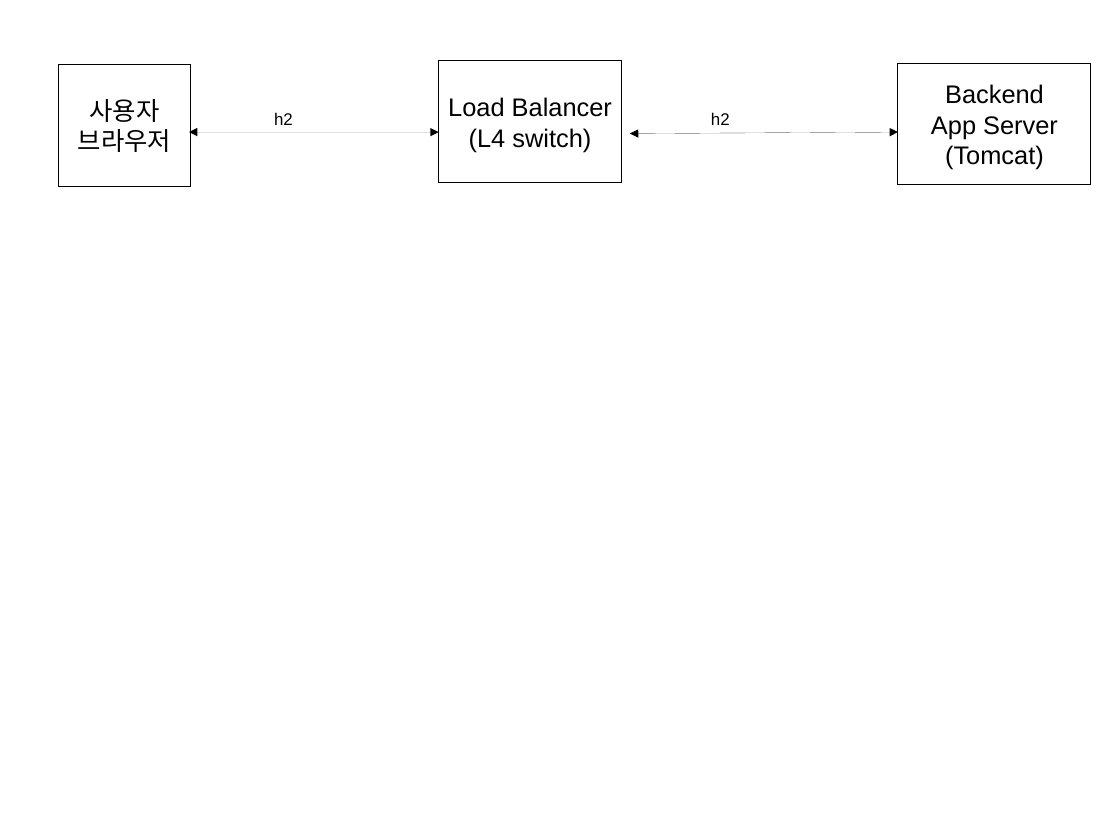
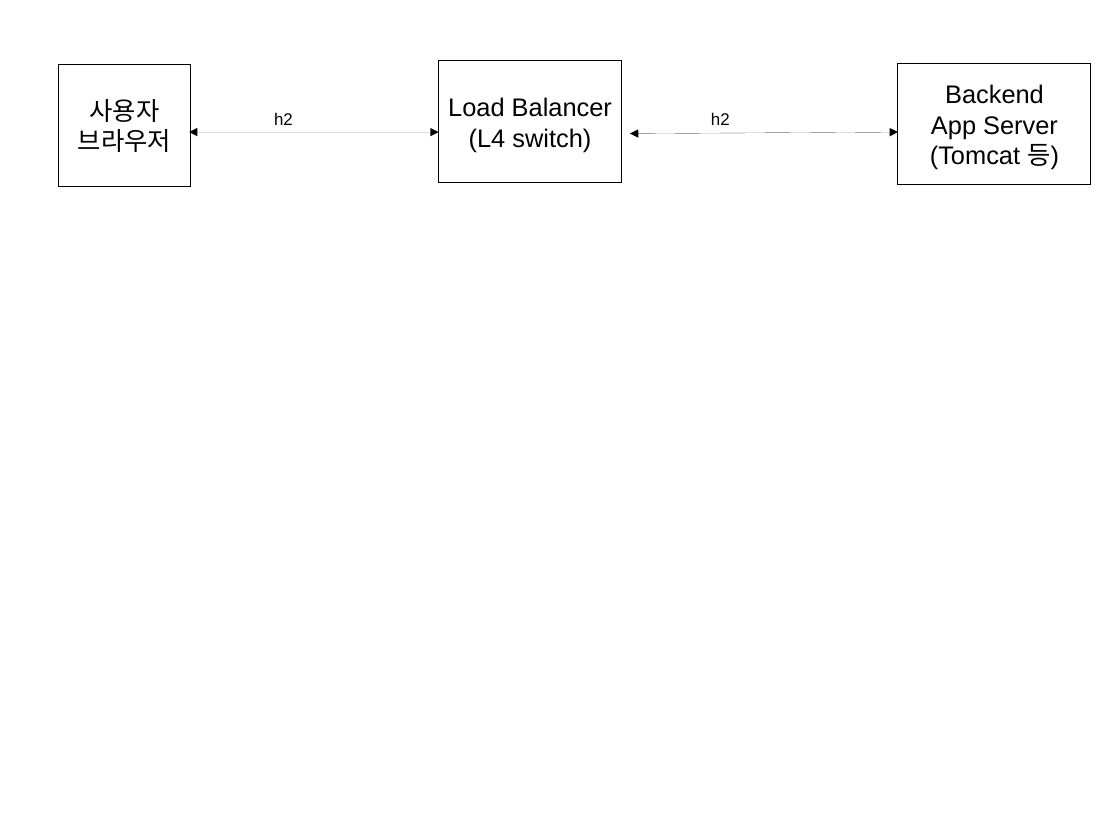
Before and after one commit to benelog/h2demo, a slide deck: slide 6 of docs/diagrams.odp. Drawn at 1120x840 pixels with LibreOffice and Linux fonts; fonts in the diff are those of the drawing. Boxes give left, top, right and bottom in pixels: in the first picture for what was removed or moved away, otherwise in the second. Text is boxed around its words. In the diff, an @@ line names an element or a change of style, - is before the commit and + after.

```diff
--- a/docs/diagrams.odp
+++ b/docs/diagrams.odp
@@ text in rectangle at [930,144,1059,170]: text changed @@
-(Tomcat)
+(Tomcat 등)
```
Also in this commit, not shown: 5 other slides changed, 8 other files.
